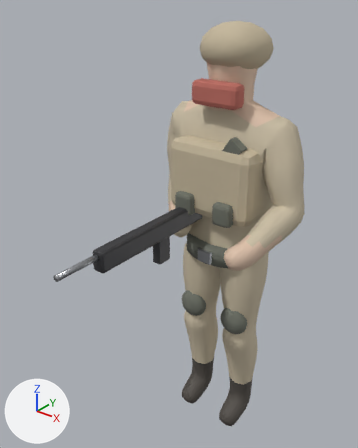
An edit to the glTF model models/units/shadow_inf.glb, drawn before and after from the same camera.
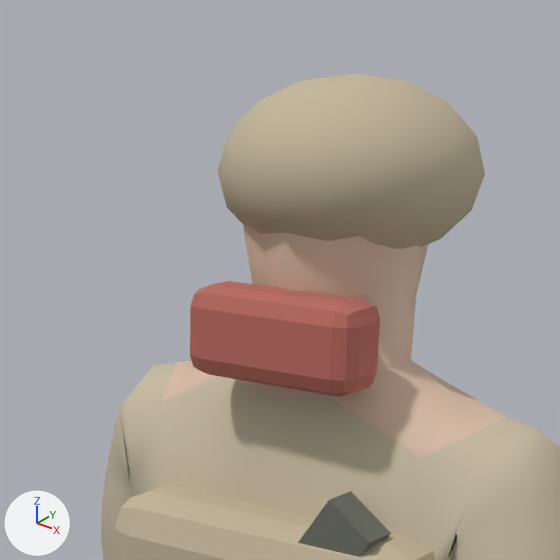
The first picture shows the older version from a camera (50 mm lens) standing at (1.34, -2.09, 2.52) and looking at (-0.08, -0.32, 1.43). The close-ups show the older and then the newer version on the part from 39% to 82% of the width and 0% to 35% of the height of that picture. Only the edits that show in the close-ups are written down. Arrows for +X, +Y and +Z are at lower left; the lights stay in place. Where no turn or scale is listed for an object, it has been applied to the vertices.

The first close-up shows 'Bandolier', 'Body', 'Scarf', 'Turban', 'Vest'.
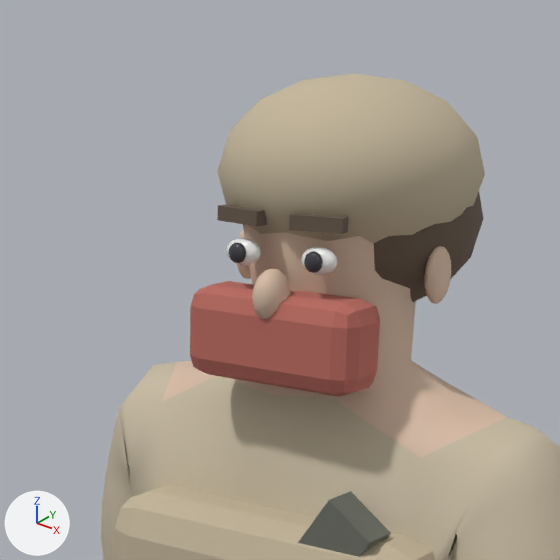
What differs and where, as boxes (x1, y1, x2, y2) in the close-ups (560 x 560 px):
'Hair', added (brown)
    after: (243, 192, 483, 302)
'Nose', added (beige)
    after: (252, 269, 291, 319)
'Ear.001', added (beige)
    after: (424, 246, 451, 304)
'Brow.001', added (brown)
    after: (289, 213, 348, 234)
'Brow', added (brown)
    after: (217, 204, 267, 226)
'EyeW.001', added
    after: (301, 247, 337, 275)
'EyeW', added
    after: (226, 238, 261, 265)
'Pupil.001', added
    after: (304, 251, 323, 273)
'Pupil', added
    after: (229, 242, 246, 263)
'Ear', added
    after: (237, 230, 251, 279)

Patch to the scene script:
```diff
--- a/models/units/shadow_inf.glb.py
+++ b/models/units/shadow_inf.glb.py
@@ me_cube_003_1 @@
+me_cube_003_1.from_pydata([(0.025, -0.161, 2.2464), (0.025, -0.161, 2.2646), (0.0217, -0.143, 2.2464), (0.0217, -0.143, 2.2646), (0.0953, -0.1482, 2.2464), (0.0953, -0.1482, 2.2646), (0.092, -0.1302, 2.2464), (0.092, -0.1302, 2.2646)], [], [(0, 1, 3), (0, 3, 2), (2, 3, 7), (2, 7, 6), (6, 7, 5), (6, 5, 4), (4, 5, 1), (4, 1, 0), (2, 6, 4), (2, 4, 0), (7, 3, 1), (7, 1, 5)])
+me_cube_003_1.materials.append(mat_hair)  # brown #69594b
@@ me_cube_002_1 @@
+me_cube_002_1.from_pydata([(-0.0953, -0.1482, 2.2464), (-0.0953, -0.1482, 2.2646), (-0.092, -0.1302, 2.2464), (-0.092, -0.1302, 2.2646), (-0.025, -0.161, 2.2464), (-0.025, -0.161, 2.2646), (-0.0217, -0.143, 2.2464), (-0.0217, -0.143, 2.2646)], [], [(0, 1, 3), (0, 3, 2), (2, 3, 7), (2, 7, 6), (6, 7, 5), (6, 5, 4), (4, 5, 1), (4, 1, 0), (2, 6, 4), (2, 4, 0), (7, 3, 1), (7, 1, 5)])
+me_cube_002_1.materials.append(mat_hair)  # brown #69594b
@@ ob_pupil_001 @@
+ob_pupil_001 = bpy.data.objects.new('Pupil.001', me_sphere_005)  # a UV sphere (16 segments, 8 rings, poles along z) spanning x 0.0455..0.0715, y -0.1612..-0.1456, z 2.197..2.223; in mat_pupil (dark grey #3f3f45)
+ob_pupil_001.location = (0.0, 0.0, -0.051)
@@ ob_pupil @@
+ob_pupil = bpy.data.objects.new('Pupil', me_sphere_002_1)  # a UV sphere (16 segments, 8 rings, poles along z) spanning x -0.0715..-0.0455, y -0.1612..-0.1456, z 2.197..2.223; in mat_pupil (dark grey #3f3f45)
+ob_pupil.location = (0.0, 0.0, -0.051)
@@ ob_nose @@
+ob_nose = bpy.data.objects.new('Nose', me_sphere_007)  # a UV sphere (16 segments, 8 rings, poles along z) spanning x -0.0221..0.0221, y -0.1878..-0.1293, z 2.1294..2.197; in mat_skin (beige #ddc0aa)
+ob_nose.location = (0.0, 0.0, -0.051)
@@ ob_hair @@
+ob_hair = bpy.data.objects.new('Hair', me_sphere_008)  # a UV sphere (16 segments, 8 rings, poles along z) spanning x -0.162..0.162, y -0.117..0.208, z 2.113..2.373; in mat_hair (brown #69594b)
+ob_hair.location = (0.0, 0.0, -0.051)
@@ ob_eyew_001 @@
+ob_eyew_001 = bpy.data.objects.new('EyeW.001', me_sphere_004)  # a UV sphere (16 segments, 8 rings, poles along z) spanning x 0.0325..0.0845, y -0.1534..-0.1274, z 2.1931..2.2269; in mat_eyewhite (white #f3f3f1)
+ob_eyew_001.location = (0.0, 0.0, -0.051)
@@ ob_eyew @@
+ob_eyew = bpy.data.objects.new('EyeW', me_sphere_001_1)  # a UV sphere (16 segments, 8 rings, poles along z) spanning x -0.0845..-0.0325, y -0.1534..-0.1274, z 2.1931..2.2269; in mat_eyewhite (white #f3f3f1)
+ob_eyew.location = (0.0, 0.0, -0.051)
@@ ob_ear_001 @@
+ob_ear_001 = bpy.data.objects.new('Ear.001', me_sphere_006)  # a UV sphere (16 segments, 8 rings, poles along z) spanning x 0.1362..0.1622, y -0.026..0.026, z 2.1476..2.2204; in mat_skin (beige #ddc0aa)
+ob_ear_001.location = (0.0, 0.0, -0.051)
@@ ob_ear @@
+ob_ear = bpy.data.objects.new('Ear', me_sphere_003)  # a UV sphere (16 segments, 8 rings, poles along z) spanning x -0.1622..-0.1362, y -0.026..0.026, z 2.1476..2.2204; in mat_skin (beige #ddc0aa)
+ob_ear.location = (0.0, 0.0, -0.051)
@@ ob_brow_001 @@
+ob_brow_001 = bpy.data.objects.new('Brow.001', me_cube_003_1)
+ob_brow_001.location = (0.0, 0.0, -0.051)
@@ ob_brow @@
+ob_brow = bpy.data.objects.new('Brow', me_cube_002_1)
+ob_brow.location = (0.0, 0.0, -0.051)
```
